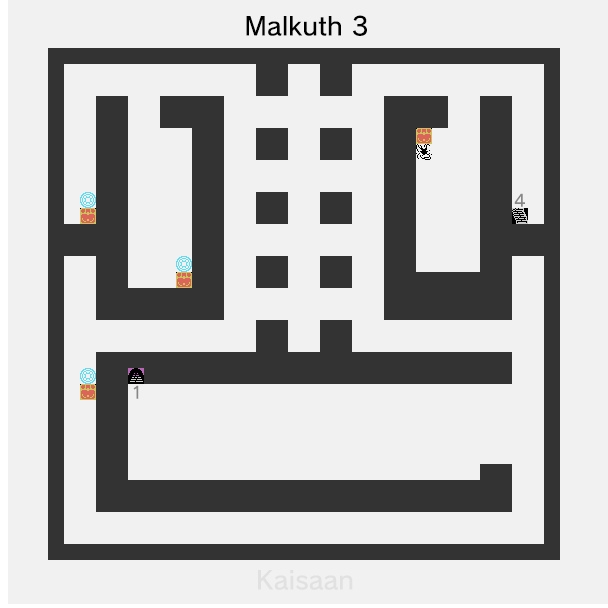
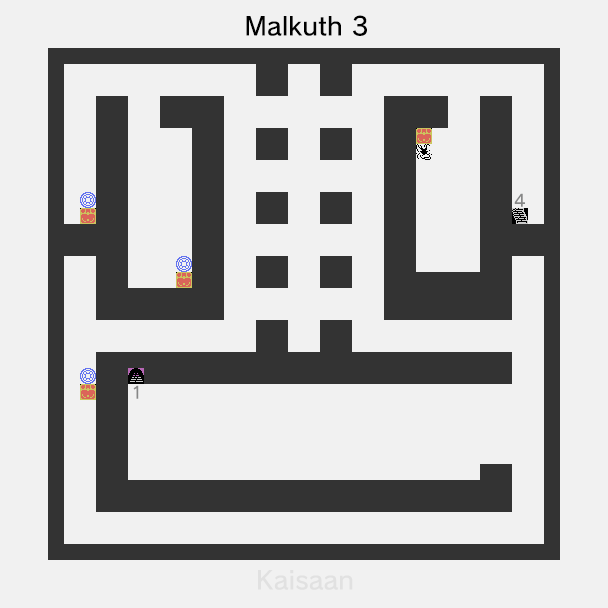
Layers edited between the first and the second (608, 608) image:
renamed "Layer 22" to "Layer 35", moved it above "Layer 34", painted on it over <box>80,368,96,384</box>
renamed "Layer 28" to "Layer 34", moved it above "Layer 33", painted on it over <box>80,192,96,208</box>
renamed "Layer 27" to "Layer 33", moved it above "Layer 23", painted on it over <box>176,256,192,272</box>
painted on "Layer 1" over <box>0,0,608,608</box>
